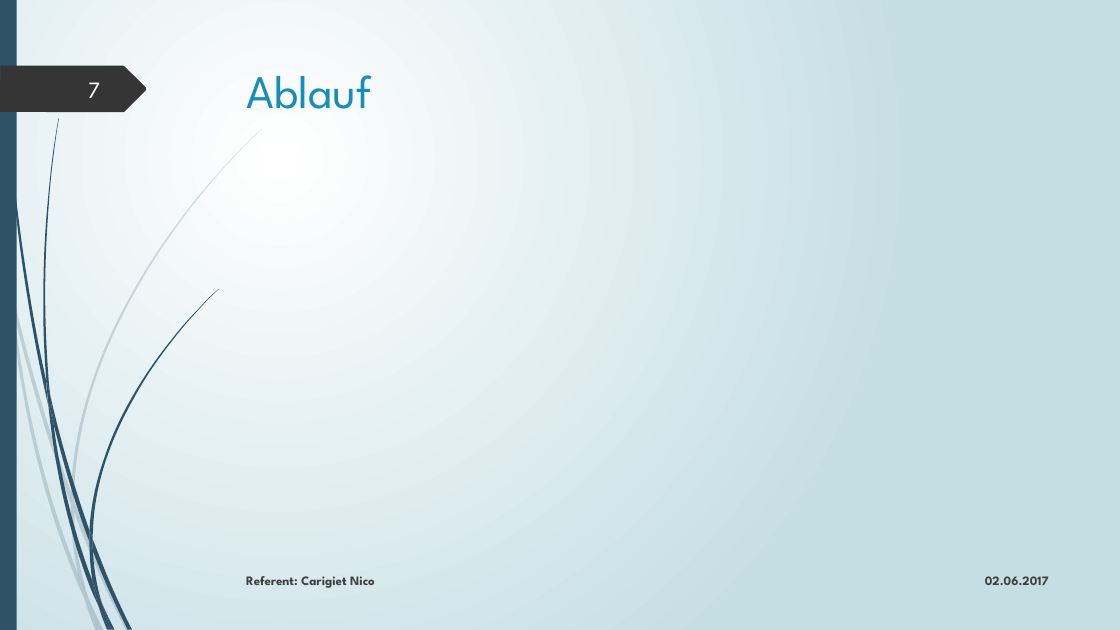
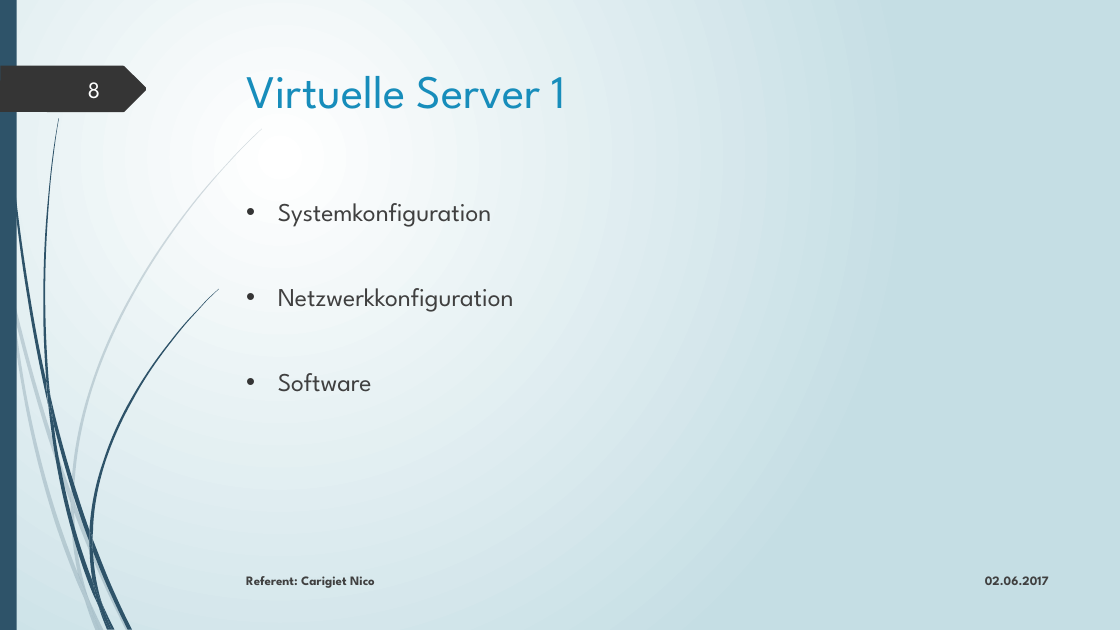
Before and after one commit to edecom/IPA, a slide deck: slide 8 of 4_Dokumente/48_Präsentation & Demonstration/IPA_Präsentation_Carigiet_Nico_20170529.pptx (slide 7 before the commit). Drawn at 1120x630 pixels with LibreOffice and Linux fonts; fonts in the diff are those of the drawing. Boxes give left, top, right and bottom in pixels: in the first picture for what was removed or moved away, otherwise in the second. Text is boxed around its words. In the diff, an @@ line names an element or a change of style, - is before the commit and + after.

```diff
--- a/4_Dokumente/48_Präsentation & Demonstration/IPA_Präsentation_Carigiet_Nico_20170529.pptx
+++ b/4_Dokumente/48_Präsentation & Demonstration/IPA_Präsentation_Carigiet_Nico_20170529.pptx
@@ page number at <box>88,82,101,99</box>: text changed @@
-7
+8
@@ title at <box>247,76,566,109</box>: text changed @@
-Ablauf
+Virtuelle Server 1
@@ text added at <box>278,203,514,392</box>, 22 pt, text #404040 @@
+• Systemkonfiguration
+• Netzwerkkonfiguration
+• Software
```
Also in this commit, not shown: 5 other slides changed, 15 slides added, 12 other files.
